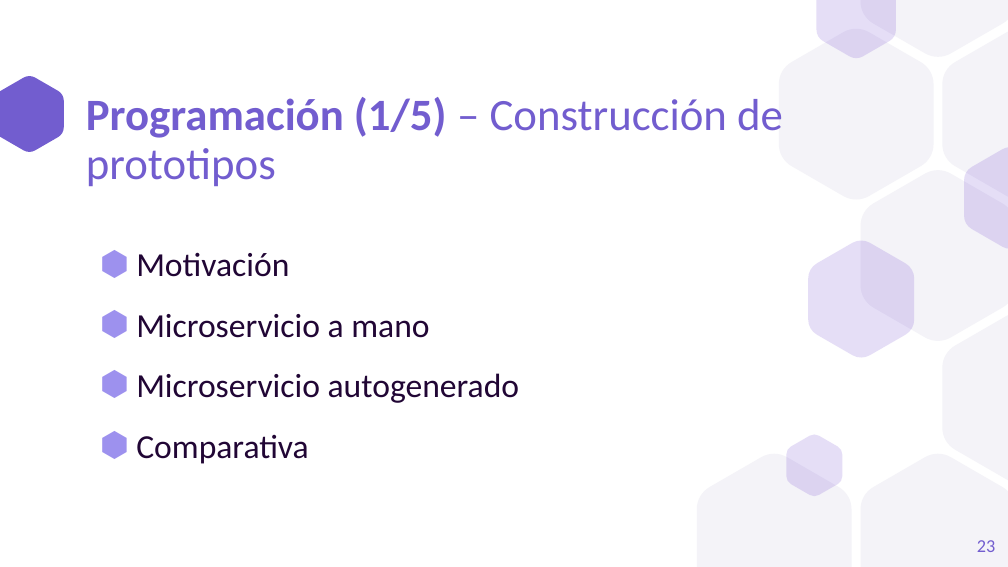
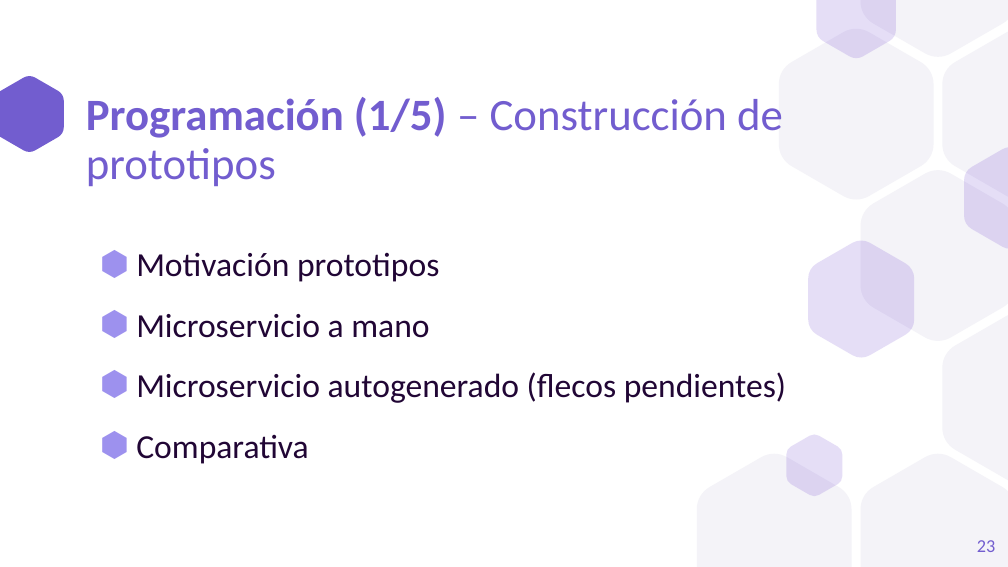
Before and after one commit to a1ex9788/TFG, a slide deck: slide 23 of TFG_AlejandroCarrion.pptx. Drawn at 1008x567 pixels with LibreOffice and Linux fonts; fonts in the diff are those of the drawing. Boxes give left, top, right and bottom in pixels: in the first picture for what was removed or moved away, otherwise in the second. Text is boxed around its words. In the diff, an @@ line names an element or a change of style, - is before the commit and + after.

Commit message:
Programación terminada.

```diff
--- a/TFG_AlejandroCarrion.pptx
+++ b/TFG_AlejandroCarrion.pptx
@@ text at [136, 252, 439, 282]: text changed @@
-⬢ Motivación
+⬢ Motivación prototipos
@@ text at [136, 372, 786, 403]: text changed @@
-⬢ Microservicio autogenerado
+⬢ Microservicio autogenerado (flecos pendientes)
```
Also in this commit, not shown: 4 other slides changed.
